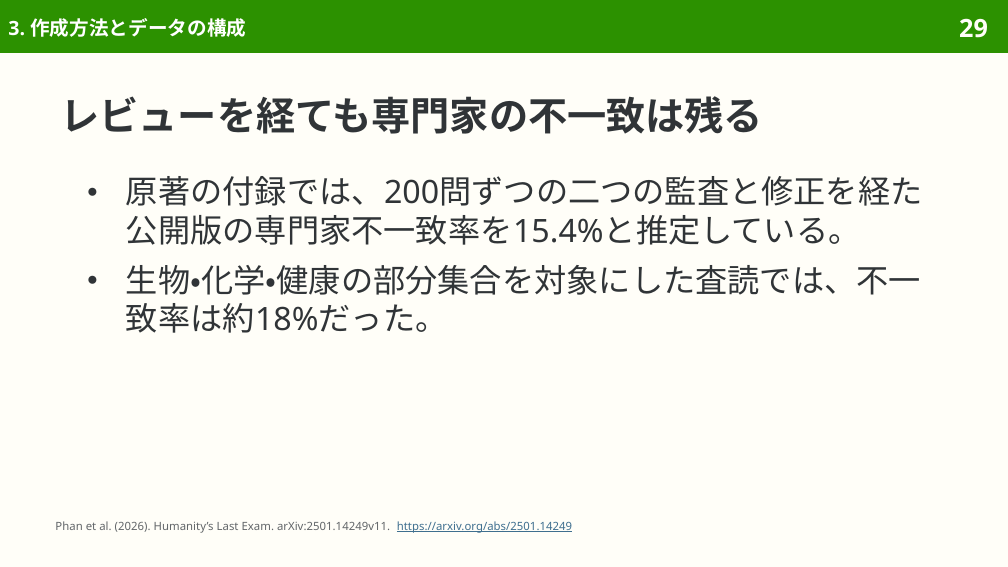
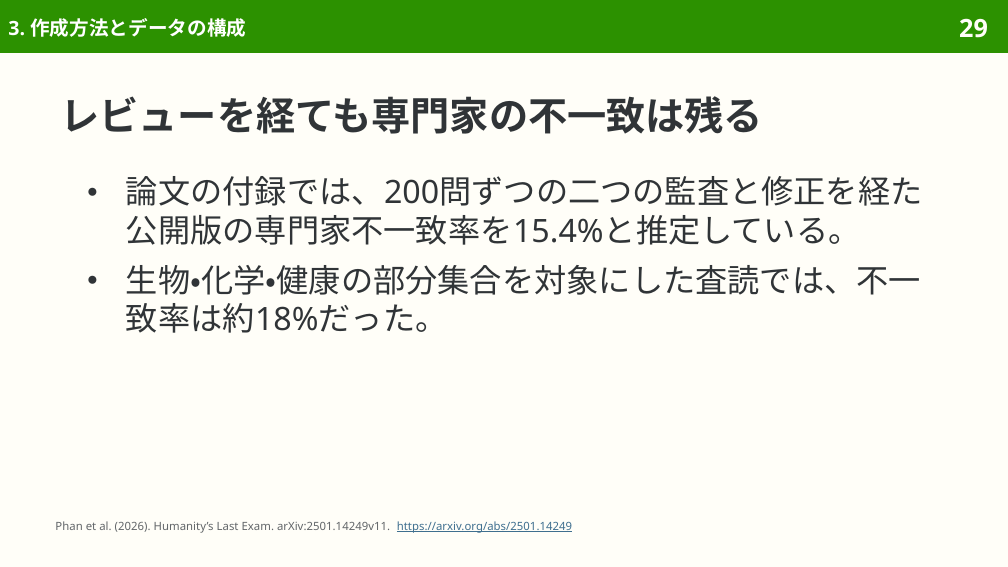
Before and after one commit to sasakiy84/datasets-in-10-minutes, a slide deck: slide 29 of slides/datasets-in-10-minutes-hle.pptx. Drawn at 1008x567 pixels with LibreOffice and Linux fonts; fonts in the diff are those of the drawing. Boxes give left, top, right and bottom in pixels: in the first picture for what was removed or moved away, otherwise in the second. Text is boxed around its words. In the diff, an @@ line names an element or a change of style, - is before the commit and + after.

Commit message:
slides(hle): refine Japanese wording and pair translations

```diff
--- a/slides/datasets-in-10-minutes-hle.pptx
+++ b/slides/datasets-in-10-minutes-hle.pptx
@@ text at (126, 176, 923, 245): text changed @@
-● 原著の付録では、200問ずつの二つの監査と修正を経た公開版の専門家不一致率を15.4%と推定している。
+● 論文の付録では、200問ずつの二つの監査と修正を経た公開版の専門家不一致率を15.4%と推定している。
```
Also in this commit, not shown: 9 other slides changed, 4 other files.
